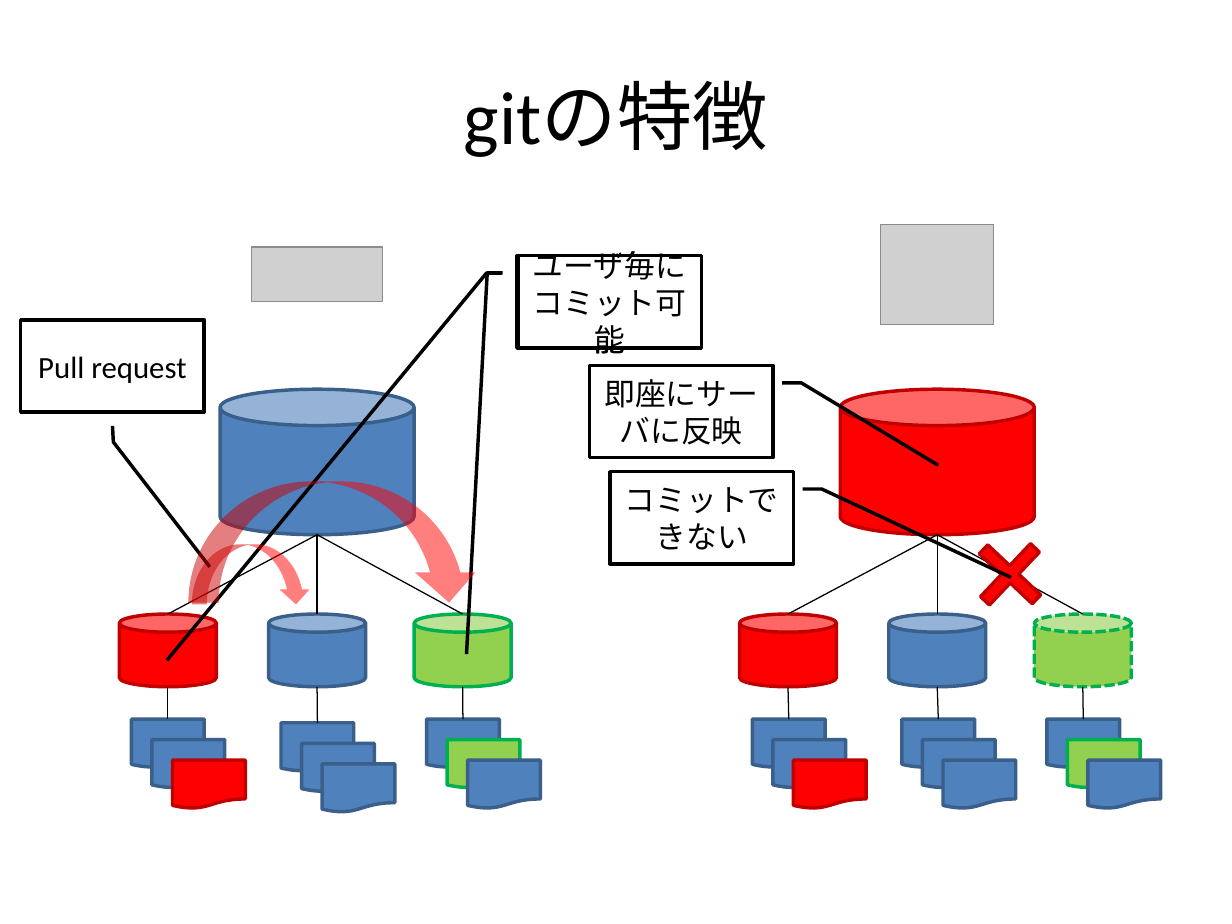
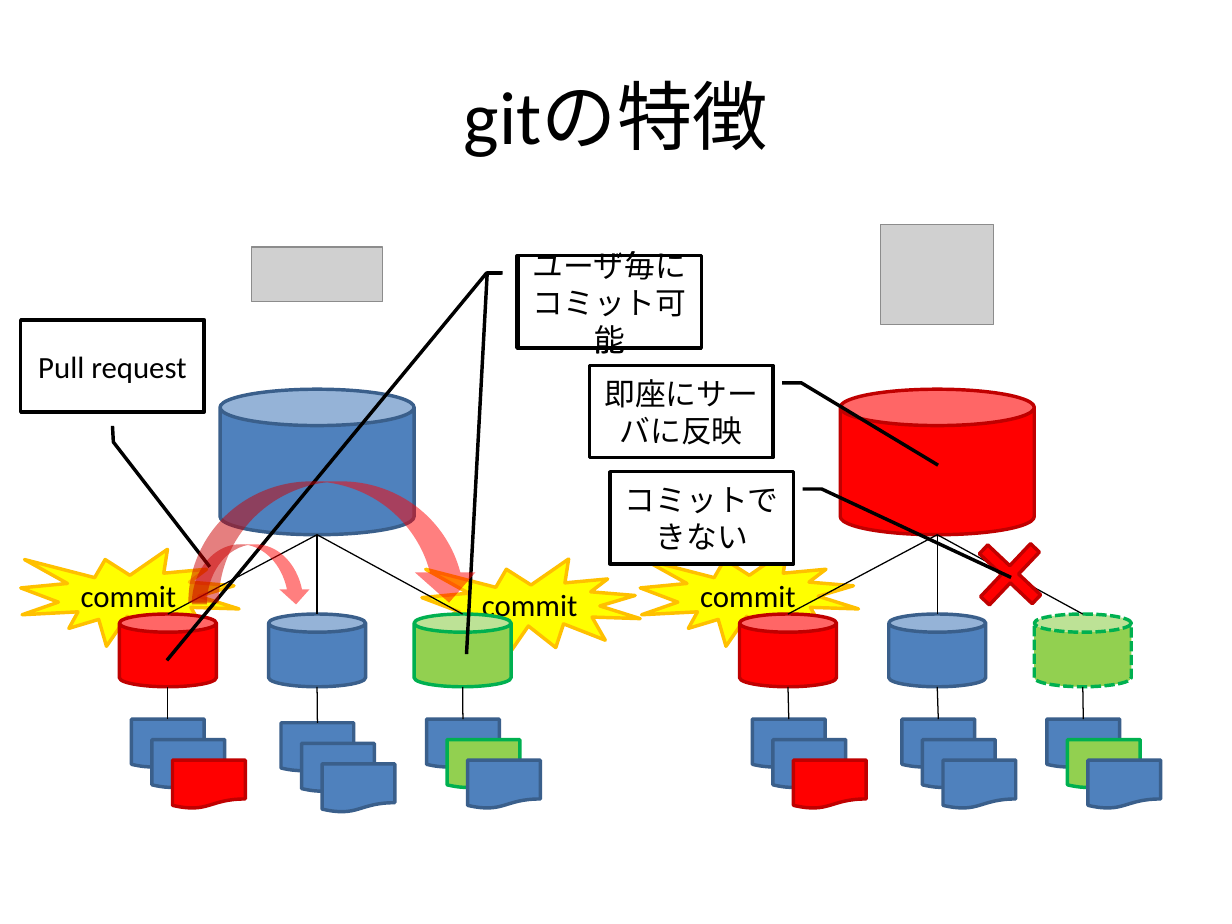
Before and after one commit to RyutaroMayumi/git_research, a slide deck: slide 5 of KK01_git.pptx. Drawn at 1232x924 pixels with LibreOffice and Linux fonts; fonts in the diff are those of the drawing; grey boxes stand for pictures. Boxes give left, top, right and bottom in pixels: in the first picture for what was removed or moved away, otherwise in the second. Text is boxed around its words. In the diff, an @@ line names an element or a change of style, - is before the commit and + after.

Commit message:
I committed

```diff
--- a/KK01_git.pptx
+++ b/KK01_git.pptx
@@ irregular seal added at [21, 549, 239, 647], fill #FFFF00, outline #FFC000 2 pt, 18 pt, text #000000 @@
+commit
@@ irregular seal added at [423, 559, 641, 657], fill #FFFF00, outline #FFC000 2 pt, 18 pt, text #000000 @@
+commit
@@ irregular seal added at [641, 549, 859, 647], fill #FFFF00, outline #FFC000 2 pt, 18 pt, text #000000 @@
+commit
```
